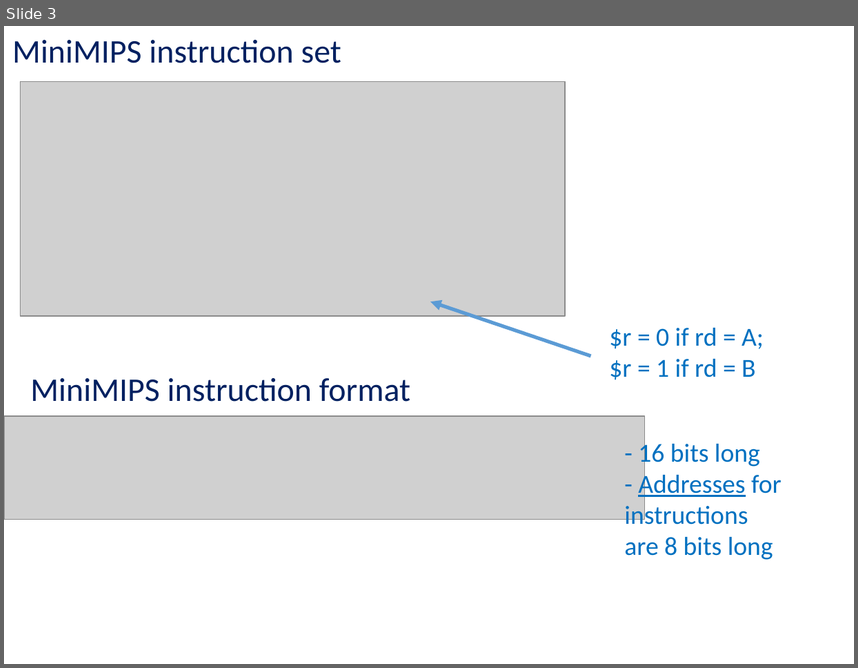
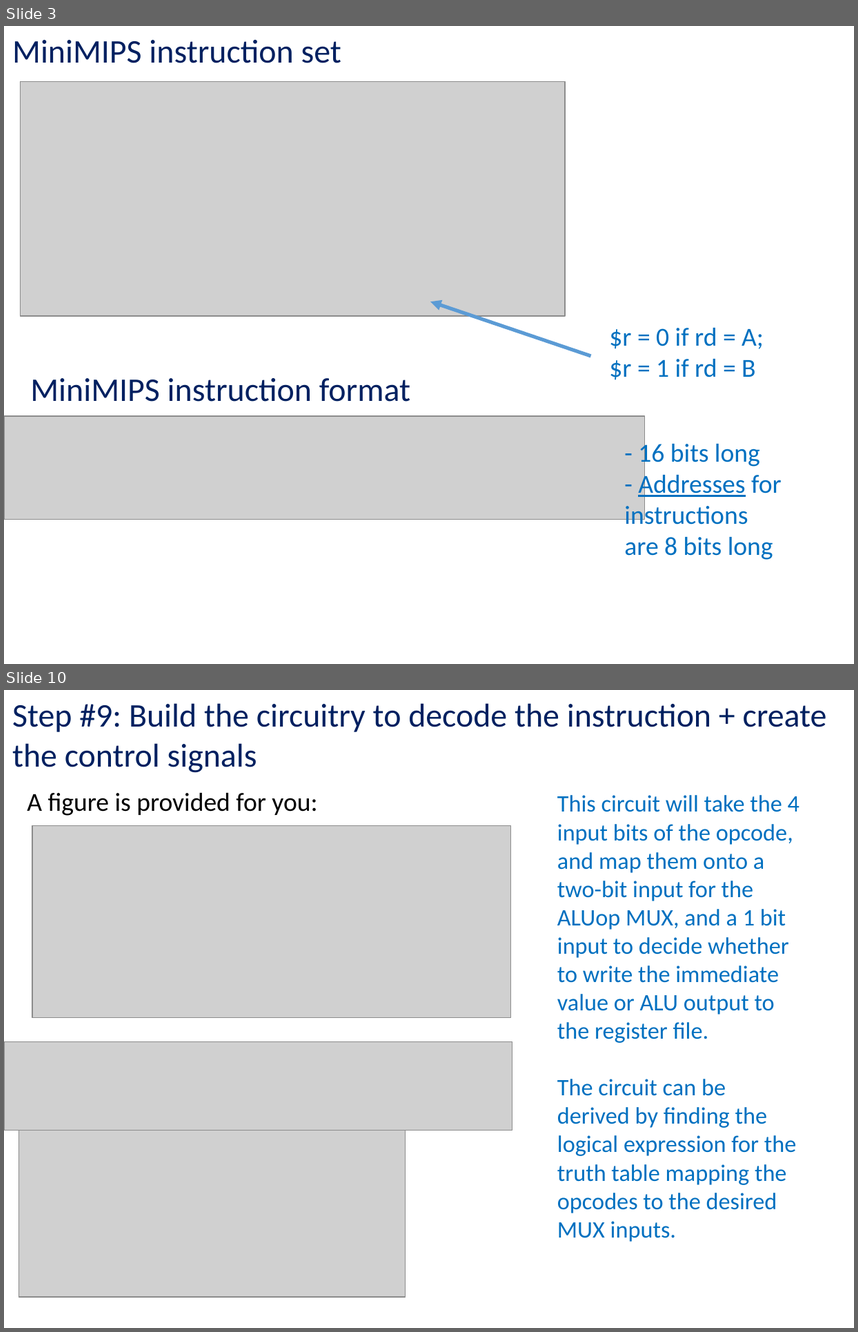
Before and after one commit to kc13/CS447TK, a slide deck: cs447tk_rec_lab10_apr2.pptx. Shown one above the other, each under a label of ours: slide 3 before the commit, slides 3 and 10 after it; the slides between them are not shown. The pictures are 858x668 and 858x1332 pixels, drawn with LibreOffice and Linux fonts; fonts in the diff are those of the drawing; grey boxes stand for pictures. Boxes give left, top, right and bottom in pixels: in the first picture for what was removed or moved away, otherwise in the second. Text is boxed around its words. In the diff, an @@ line names an element or a change of style, - is before the commit and + after.

```diff
--- a/cs447tk_rec_lab10_apr2.pptx
+++ b/cs447tk_rec_lab10_apr2.pptx
@@ slide 10 added at bbox=[4, 690, 854, 1328], background #FFFFFF @@
@@ text added at bbox=[12, 703, 827, 773], 28 pt, text #002060 @@
+Step #9: Build the circuitry to decode the instruction + create the control signals
@@ text added at bbox=[27, 793, 317, 816], 22 pt, text #000000 @@
+A figure is provided for you:
@@ text added at bbox=[557, 795, 800, 1241], 20 pt, text #0070C0 @@
+This circuit will take the 4 input bits of the opcode, and map them onto a two-bit input for the ALUop MUX, and a 1 bit input to decide whether to write the immediate value or ALU output to the register file.
+The circuit can be derived by finding the logical expression for the truth table mapping the opcodes to the desired MUX inputs.
@@ picture added at bbox=[32, 826, 510, 1018] @@
@@ picture added at bbox=[4, 1041, 513, 1130] @@
@@ picture added at bbox=[18, 1130, 406, 1297] @@
```
Also in this commit, not shown: 1 slide changed, 9 other slides added, 1 slide removed.
